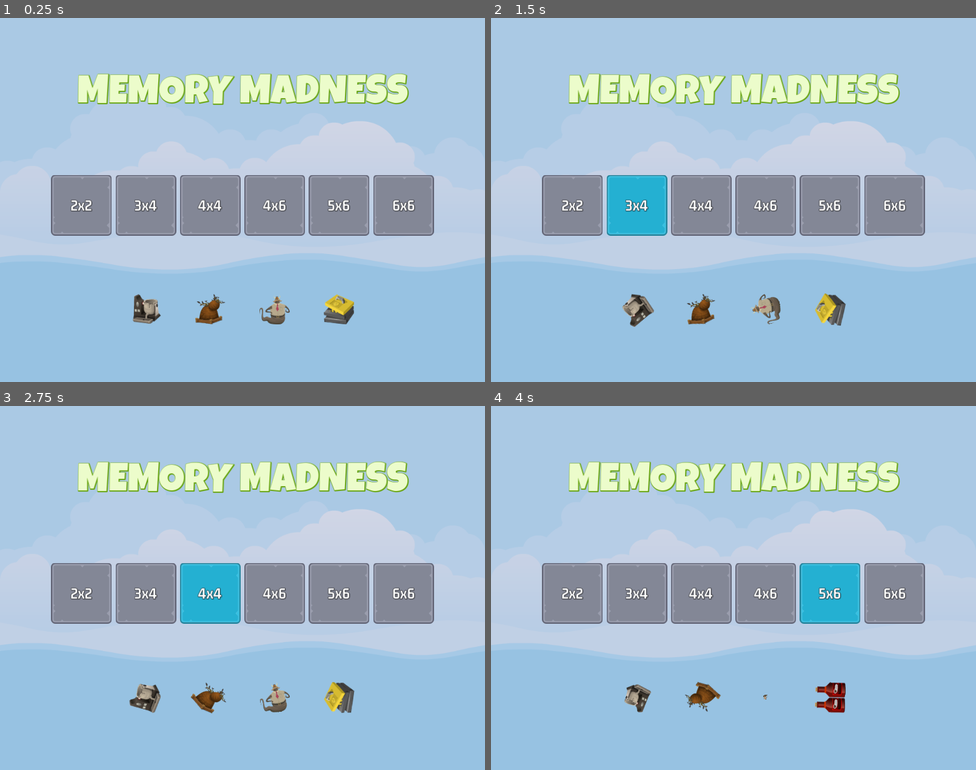
Above: before the commit, frames 1-4 (two rows, left to right).
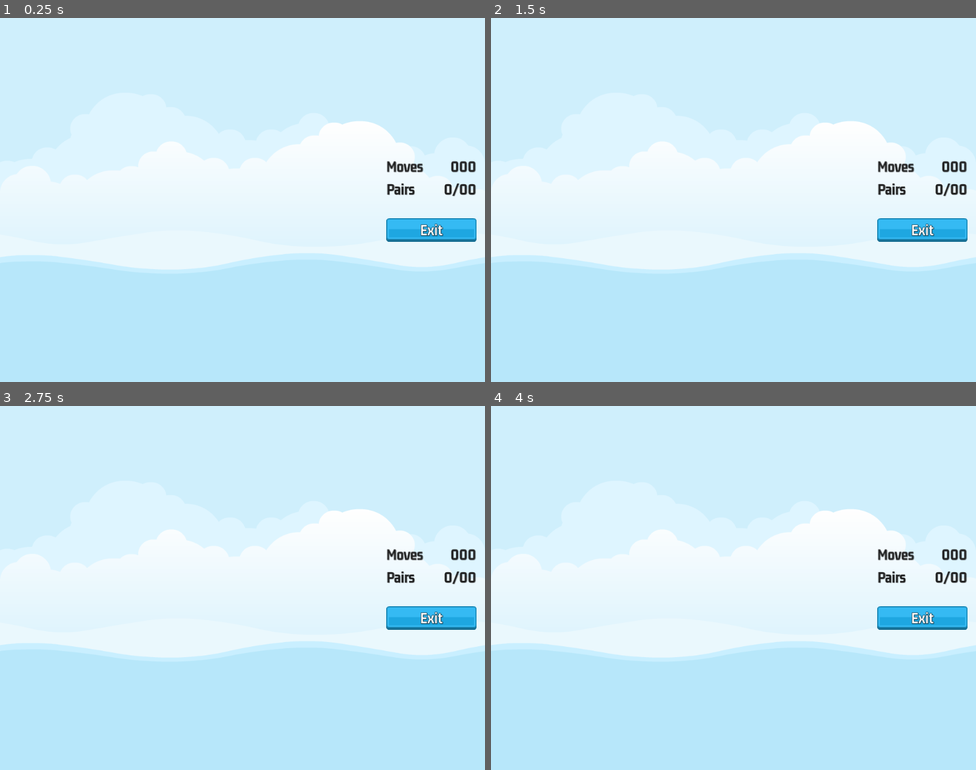
Above: after the commit, the same moments.

Repository: Nathan-Mrx/memoryMadness
Game: Godot game, scene res://master_scene/master_scene.tscn
Same seed, same stepped clock (60 frames per second), same inputs: the game is played once before the commit and once after it.
Inputs (mouse positions are in pixels of both pictures, inside the frame that each line leads up to):
- Up to frame 1 (0.25 s): no input
- Up to frame 2 (1.5 s): click (573, 203) at 0.5 s, where only the run before the commit has a clickable "2x2"; click (636, 203) at 1.25 s, where only the run before the commit has a clickable "3x4"
- Up to frame 3 (2.75 s): click (208, 591) at 2 s, where only the run before the commit has a clickable "4x4"
- Up to frame 4 (4 s): click (767, 591) at 2.75 s, where only the run before the commit has a clickable "4x6"; click (830, 591) at 3.5 s, where only the run before the commit has a clickable "5x6"

The runs differ from the first frame. In frame 1, 100% of the frame differs, in the area x 0-100%, y 0-100%; in frame 2, 100%; in frame 3, 100%; in frame 4, 100%.

Commit message:
feat: game screen score and buttons

Diff:
--- /dev/null
+++ b/assets/gm_32_grey.tres
@@ -0,0 +1,11 @@
+[gd_resource type="LabelSettings" load_steps=2 format=3 uid="uid://dij0cfwxxbvpq"]
+
+[ext_resource type="FontFile" uid="uid://dbpr8a064c7bb" path="res://assets/fonts/gemunu-libre-v8-latin-700.ttf" id="1_fip1y"]
+
+[resource]
+font = ExtResource("1_fip1y")
+font_size = 32
+font_color = Color(0.117647, 0.117647, 0.117647, 1)
+outline_size = 1
+outline_color = Color(0, 0, 0, 0.835294)
+shadow_color = Color(0, 0, 0, 0.203922)
--- /dev/null
+++ b/game_screen/game_screen.tscn
@@ -0,0 +1,99 @@
+[gd_scene load_steps=6 format=3 uid="uid://dwbcwmpdf3mel"]
+
+[ext_resource type="LabelSettings" uid="uid://dij0cfwxxbvpq" path="res://assets/gm_32_grey.tres" id="1_hlvqo"]
+[ext_resource type="Texture2D" uid="uid://c03x0wslg1eus" path="res://assets/ui/blue_button00.png" id="2_pbbph"]
+[ext_resource type="Texture2D" uid="uid://b1hb1wibgw5ln" path="res://assets/ui/yellow_button00.png" id="3_g2tue"]
+[ext_resource type="Texture2D" uid="uid://bumchqbehtg3g" path="res://assets/ui/green_button00.png" id="4_cs5gs"]
+[ext_resource type="LabelSettings" uid="uid://d08p3bbe8nei" path="res://assets/gm_32_white.tres" id="5_84u10"]
+
+[node name="GameScreen" type="Control"]
+layout_mode = 3
+anchors_preset = 15
+anchor_right = 1.0
+anchor_bottom = 1.0
+grow_horizontal = 2
+grow_vertical = 2
+
+[node name="HB" type="HBoxContainer" parent="."]
+layout_mode = 1
+anchors_preset = 15
+anchor_right = 1.0
+anchor_bottom = 1.0
+grow_horizontal = 2
+grow_vertical = 2
+
+[node name="MC1" type="MarginContainer" parent="HB"]
+layout_mode = 2
+size_flags_horizontal = 3
+
+[node name="TileContainer" type="GridContainer" parent="HB/MC1"]
+layout_mode = 2
+size_flags_horizontal = 4
+size_flags_vertical = 4
+
+[node name="MC2" type="MarginContainer" parent="HB"]
+custom_minimum_size = Vector2(200, 2.08165e-12)
+layout_mode = 2
+theme_override_constants/margin_right = 18
+
+[node name="VB" type="VBoxContainer" parent="HB/MC2"]
+layout_mode = 2
+size_flags_vertical = 4
+theme_override_constants/separation = 12
+
+[node name="HB" type="HBoxContainer" parent="HB/MC2/VB"]
+layout_mode = 2
+
+[node name="Label" type="Label" parent="HB/MC2/VB/HB"]
+layout_mode = 2
+size_flags_horizontal = 3
+text = "Moves"
+label_settings = ExtResource("1_hlvqo")
+vertical_alignment = 1
+
+[node name="MovesLabel" type="Label" parent="HB/MC2/VB/HB"]
+layout_mode = 2
+text = "000"
+label_settings = ExtResource("1_hlvqo")
+horizontal_alignment = 2
+vertical_alignment = 1
+
+[node name="HB2" type="HBoxContainer" parent="HB/MC2/VB"]
+layout_mode = 2
+
+[node name="Label" type="Label" parent="HB/MC2/VB/HB2"]
+layout_mode = 2
+size_flags_horizontal = 3
+text = "Pairs"
+label_settings = ExtResource("1_hlvqo")
+vertical_alignment = 1
+
+[node name="PairsLabel" type="Label" parent="HB/MC2/VB/HB2"]
+layout_mode = 2
+text = "0/00"
+label_settings = ExtResource("1_hlvqo")
+horizontal_alignment = 2
+vertical_alignment = 1
+
+[node name="Spacer" type="Control" parent="HB/MC2/VB"]
+custom_minimum_size = Vector2(2.08165e-12, 20)
+layout_mode = 2
+
+[node name="ExitButton" type="TextureButton" parent="HB/MC2/VB"]
+layout_mode = 2
+size_flags_horizontal = 4
+texture_normal = ExtResource("2_pbbph")
+texture_pressed = ExtResource("3_g2tue")
+texture_hover = ExtResource("4_cs5gs")
+
+[node name="Label" type="Label" parent="HB/MC2/VB/ExitButton"]
+layout_mode = 1
+anchors_preset = 15
+anchor_right = 1.0
+anchor_bottom = 1.0
+grow_horizontal = 2
+grow_vertical = 2
+text = "Exit"
+label_settings = ExtResource("5_84u10")
+horizontal_alignment = 1
+vertical_alignment = 1
--- a/master_scene/master_scene.tscn
+++ b/master_scene/master_scene.tscn
@@ -1,7 +1,8 @@
-[gd_scene load_steps=3 format=3 uid="uid://bued7gbf7tw44"]
+[gd_scene load_steps=4 format=3 uid="uid://bued7gbf7tw44"]
 
 [ext_resource type="Texture2D" uid="uid://mlas4gw4s6gg" path="res://assets/images/backgroundEmpty.png" id="1_mwgkg"]
 [ext_resource type="PackedScene" uid="uid://d35xa1eturvri" path="res://main_screen/main_screen.tscn" id="2_ldofs"]
+[ext_resource type="PackedScene" uid="uid://dwbcwmpdf3mel" path="res://game_screen/game_screen.tscn" id="3_hoiej"]
 
 [node name="MasterScene" type="CanvasLayer"]
 
@@ -14,3 +15,6 @@
 texture = ExtResource("1_mwgkg")
 
 [node name="MainScreen" parent="." instance=ExtResource("2_ldofs")]
+visible = false
+
+[node name="GameScreen" parent="." instance=ExtResource("3_hoiej")]
